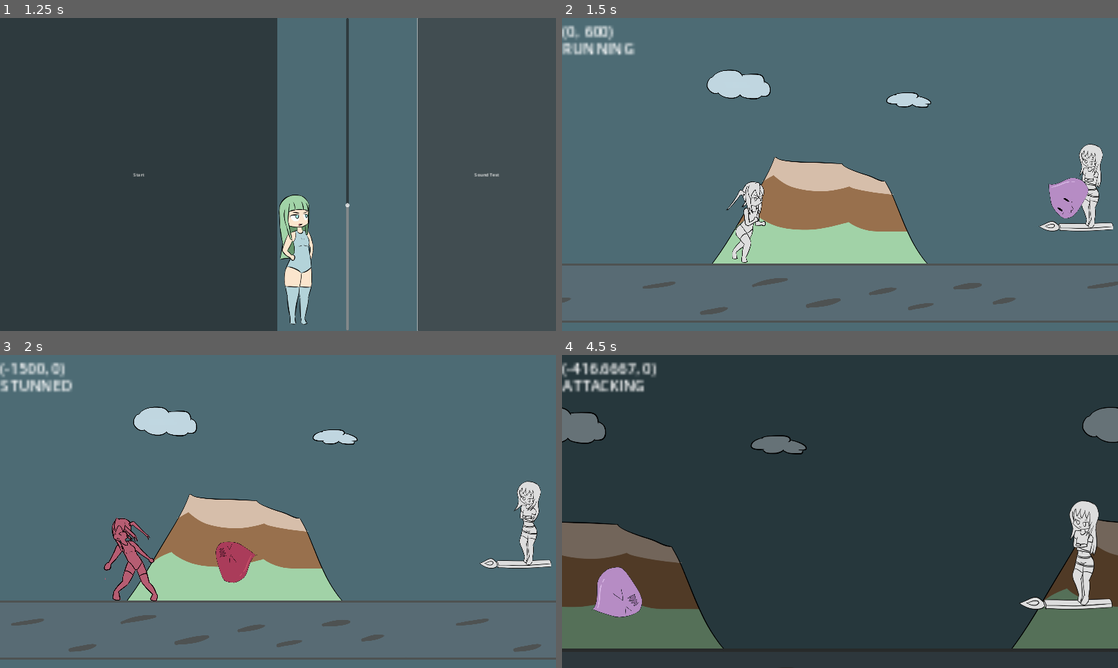
Above: before the commit, frames 1-4 (two rows, left to right).
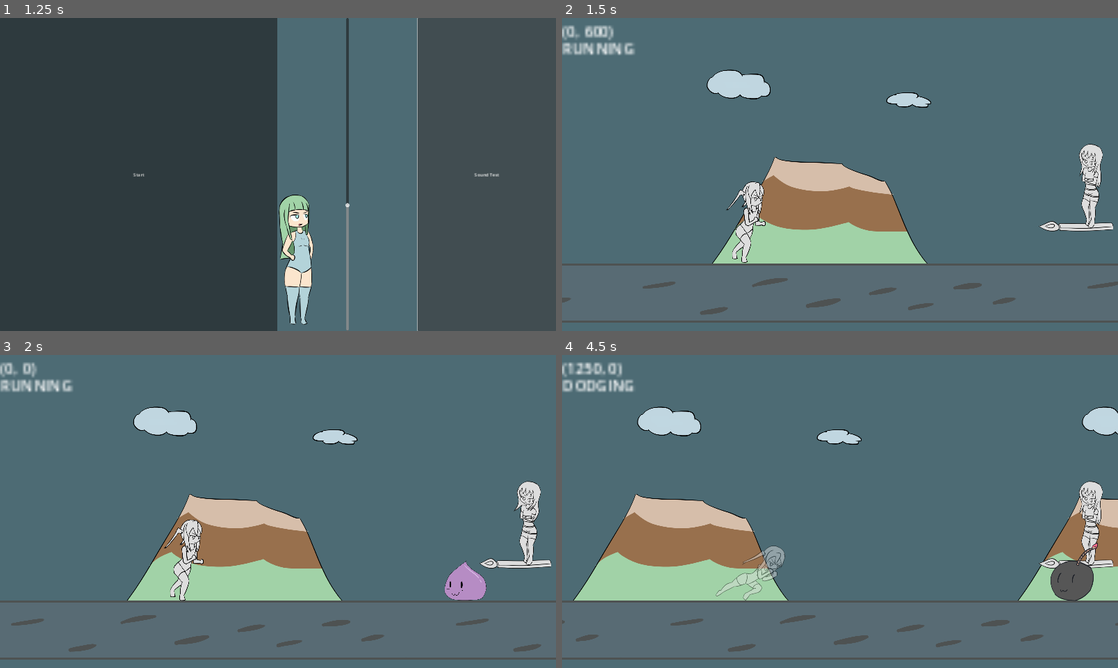
Above: after the commit, the same moments.

Repository: BeatMil/Animurun
Game: Godot game, scene res://scenes/main_menu.tscn
Same seed, same stepped clock (60 frames per second), same inputs: the game is played once before the commit and once after it.
Inputs:
- Up to frame 1 (1.25 s): click "Sound Test" at 0.5 s
- Up to frame 2 (1.5 s): click "Start" at 1.25 s
- Up to frame 3 (2 s): no input
- Up to frame 4 (4.5 s): hold L (attack) 2.03-2.78 s; hold D (move_right) 2.03-3.53 s; tap Space (jump) at 2.27, 3.02 s; tap L (attack) at 2.85, 3.8 s; hold A (move_left) 3.53-4.28 s; hold J (block) 3.53-4.28 s; hold D (move_right) from 4.28 s (still down); tap K (dodge) at 4.35 s

Frame 1 is identical in both runs. In frame 2, 0.7% of the frame differs, in the area x 87-95%, y 51-64%; in frame 3, 3.7%; in frame 4, 99%, in the area x 0-100%, y 0-100%.

Commit message:
Add more tank patterns

Diff:
--- a/scenes/forest.tscn
+++ b/scenes/forest.tscn
@@ -1961,8 +1961,14 @@
 [node name="SpikeSpawnPos" type="Marker2D" parent="Markers"]
 position = Vector2(1600, 704)
 
-[node name="TankSpawnPos" type="Marker2D" parent="Markers"]
+[node name="TankSpawnPos1" type="Marker2D" parent="Markers"]
+position = Vector2(2529, -558)
+
+[node name="TankSpawnPos2" type="Marker2D" parent="Markers"]
 position = Vector2(2529, -390)
+
+[node name="TankSpawnPos3" type="Marker2D" parent="Markers"]
+position = Vector2(2529, -184)
 
 [node name="SpawnTimer" type="Timer" parent="."]
 wait_time = 0.5
--- a/scripts/forest.gd
+++ b/scripts/forest.gd
@@ -25,14 +25,14 @@
 var is_random_spawn = false
 var rng = RandomNumberGenerator.new()
 var taiga_hp = 0
-var phase_helper = 1 # choose phase then minus 1
+var phase_helper = -1 # choose phase then minus 1
 var phase_transition_helper = false
 
 
 # Phases
 var tutorial_phase_enemy_order: Array = [spawn_slime, spawn_bomby]
 var phase_one_enemy_order: Array = [spawn_parry_dodge_chain, spawn_two_slime, spawn_spike]
-var phase_two_enemy_order: Array = [spawn_tank]
+var phase_two_enemy_order: Array = [spawn_tank, spawn_tank_left_side, spawn_tank_left_side_spike]
 
 
 # Reference
@@ -142,10 +142,54 @@
 
 func spawn_tank() -> void:
 	var tank = TANK.instantiate()
-	tank.position = $"Markers/TankSpawnPos".position
+	tank.position = $"Markers/TankSpawnPos1".position
 	tank.connect("ded", spawner)
 	$"Taiga".play("pre_attack")
 	add_child(tank)
+
+
+func spawn_tank_left_side() -> void:
+	var tank1 = TANK.instantiate()
+	tank1.position = $"Markers/TankSpawnPos1".position
+
+	var tank2 = TANK.instantiate()
+	tank2.position = $"Markers/TankSpawnPos2".position
+	tank2.connect("ded", spawner)
+
+	$"Taiga".play("pre_attack")
+	add_child(tank1)
+	await get_tree().create_timer(0.3, false).timeout
+
+	$"Taiga".play("pre_attack")
+	add_child(tank2)
+
+
+func spawn_tank_left_side_spike() -> void:
+	var tank1 = TANK.instantiate()
+	tank1.position = $"Markers/TankSpawnPos1".position
+
+	var tank2 = TANK.instantiate()
+	tank2.position = $"Markers/TankSpawnPos2".position
+
+	var spike = SPIKE.instantiate()
+	spike.position = $"Markers/SpikeSpawnPos".position
+
+	var slime = SLIME.instantiate()
+	slime.position = $"Markers/EnemySpawnPos".position
+	slime.connect("ded", spawner)
+
+	$"Taiga".play("pre_attack")
+	add_child(tank1)
+	await get_tree().create_timer(0.3, false).timeout
+
+	$"Taiga".play("pre_attack")
+	add_child(tank2)
+	await get_tree().create_timer(0.3, false).timeout
+
+	add_child(spike)
+	await get_tree().create_timer(0.3, false).timeout
+
+	add_child(slime)
 
 
 func spawn_speed_bomby() -> void:
